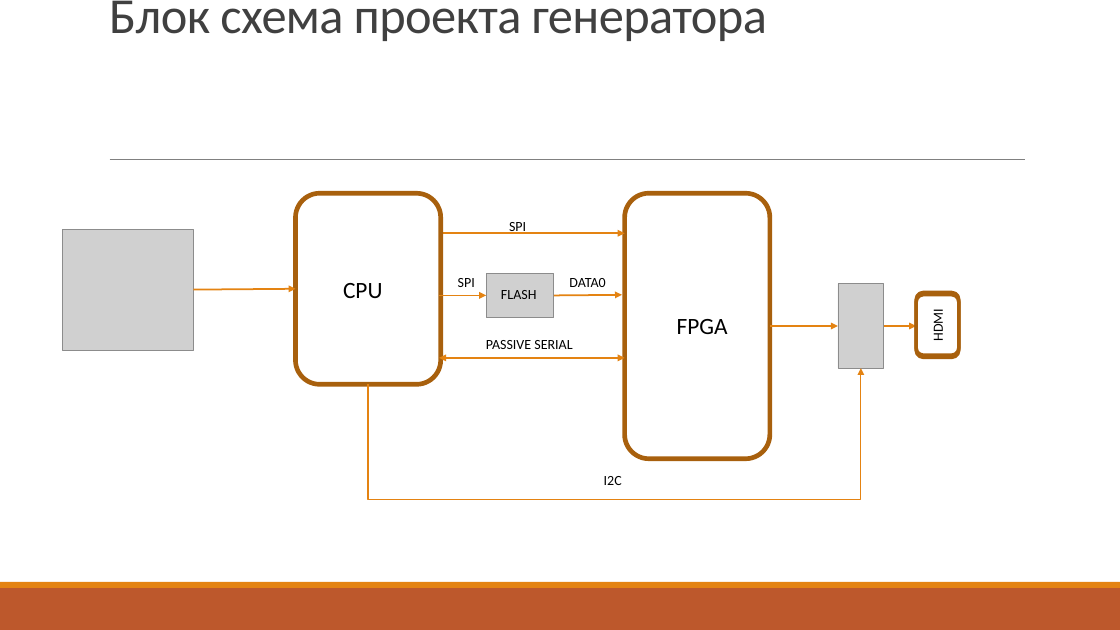
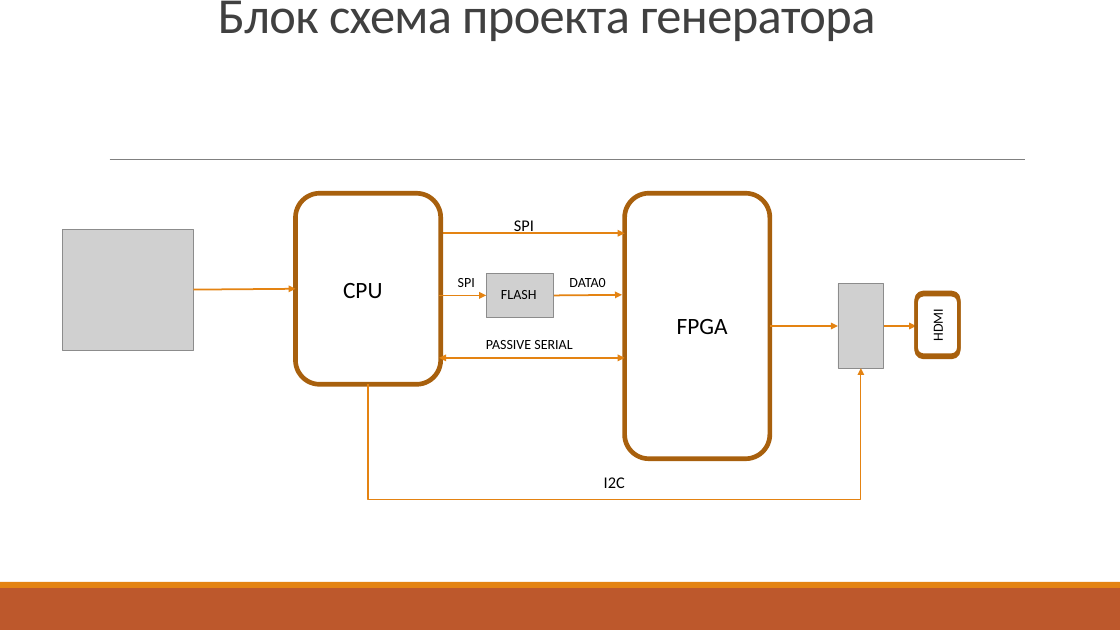
Before and after one commit to ramilabdullaev/diplom, a slide deck: slide 2 of ARamil.pptx. Drawn at 1120x630 pixels with LibreOffice and Linux fonts; fonts in the diff are those of the drawing; grey boxes stand for pictures. Boxes give left, top, right and bottom in pixels: in the first picture for what was removed or moved away, otherwise in the second. Text is boxed around its words. In the diff, an @@ line names an element or a change of style, - is before the commit and + after.

Commit message:
Update ARamil.pptx
added new style

```diff
--- a/ARamil.pptx
+++ b/ARamil.pptx
@@ title "Блок схема проекта генератора" moved from (x1=109, y1=0, x2=767, y2=41) to (x1=218, y1=0, x2=875, y2=41) @@
@@ text "SPI" at (x1=514, y1=220, x2=534, y2=234): size 12 to 14 pt @@
@@ text "I2C" at (x1=604, y1=477, x2=625, y2=488): size 12 to 14 pt @@
```
Also in this commit, not shown: 4 other slides changed.
